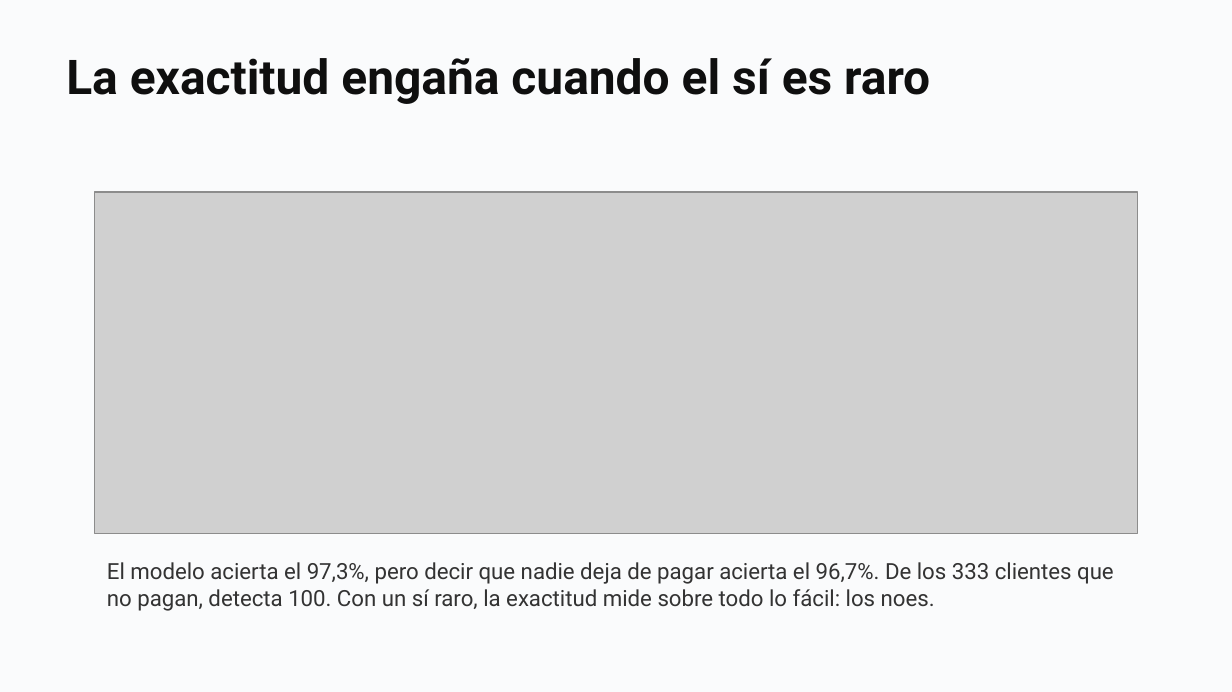
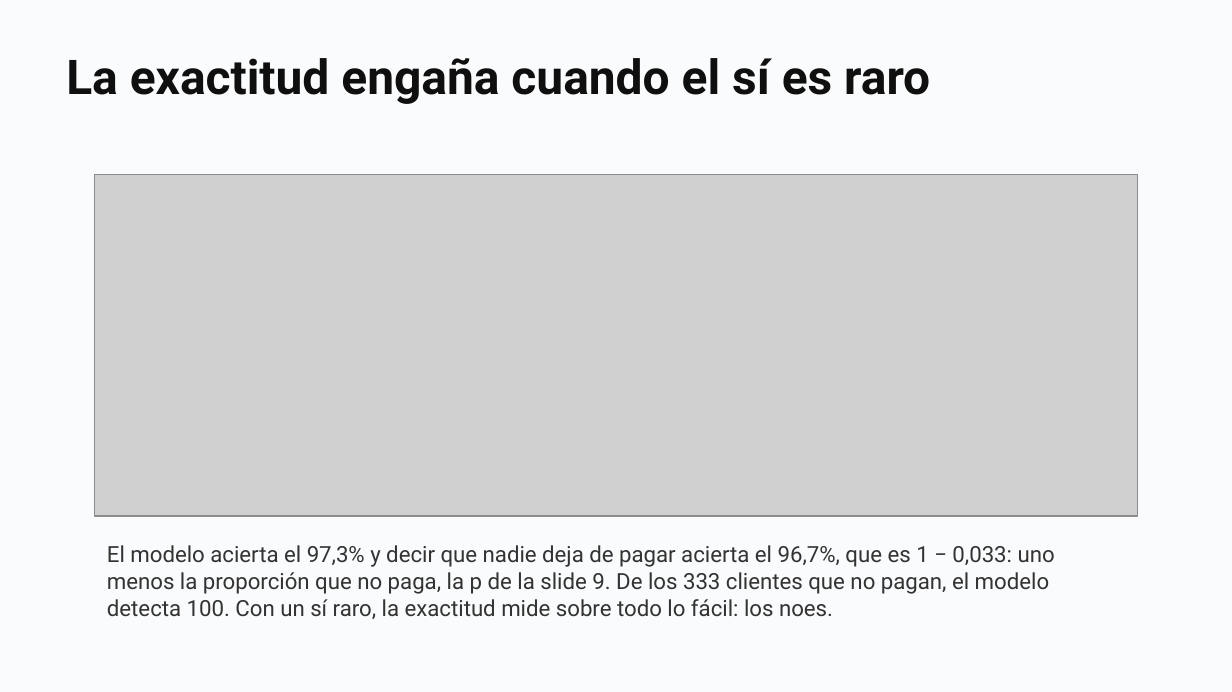
Before and after one commit to daniopitz/diplomado-cdd, a slide deck: slide 41 of presentaciones/clase06_regresion_logistica.pptx (slide 36 before the commit). Drawn at 1232x692 pixels with LibreOffice and Linux fonts; fonts in the diff are those of the drawing; grey boxes stand for pictures. Boxes give left, top, right and bottom in pixels: in the first picture for what was removed or moved away, otherwise in the second. Text is boxed around its words. In the diff, an @@ line names an element or a change of style, - is before the commit and + after.

```diff
--- a/presentaciones/clase06_regresion_logistica.pptx
+++ b/presentaciones/clase06_regresion_logistica.pptx
@@ picture: place and size @@
-picture at bbox=[94, 192, 1137, 533]
+picture at bbox=[94, 175, 1137, 516]
@@ text at bbox=[107, 545, 1055, 619]: text changed @@
-El modelo acierta el 97,3%, pero decir que nadie deja de pagar acierta el 96,7%. De los 333 clientes que no pagan, detecta 100. Con un sí raro, la exactitud mide sobre todo lo fácil: los noes.
+El modelo acierta el 97,3% y decir que nadie deja de pagar acierta el 96,7%, que es 1 − 0,033: uno menos la proporción que no paga, la p de la slide 9. De los 333 clientes que no pagan, el modelo detecta 100. Con un sí raro, la exactitud mide sobre todo lo fácil: los noes.
```
Also in this commit, not shown: 2 other slides changed, 5 slides added, 1 other file.
